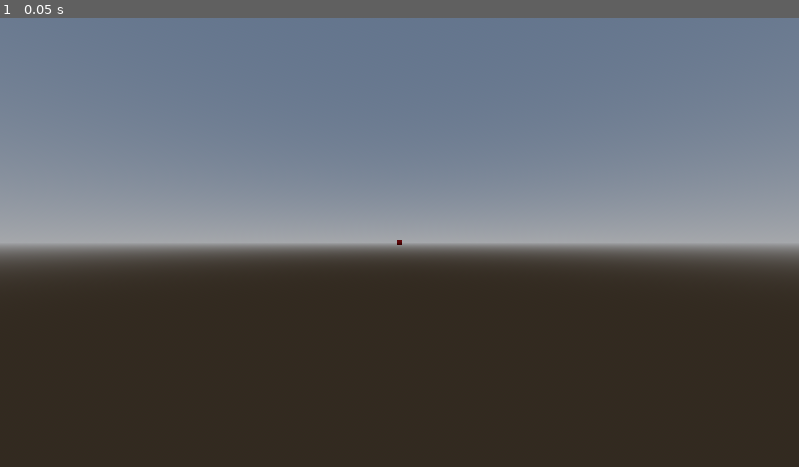
Above: before the commit, frame 1.
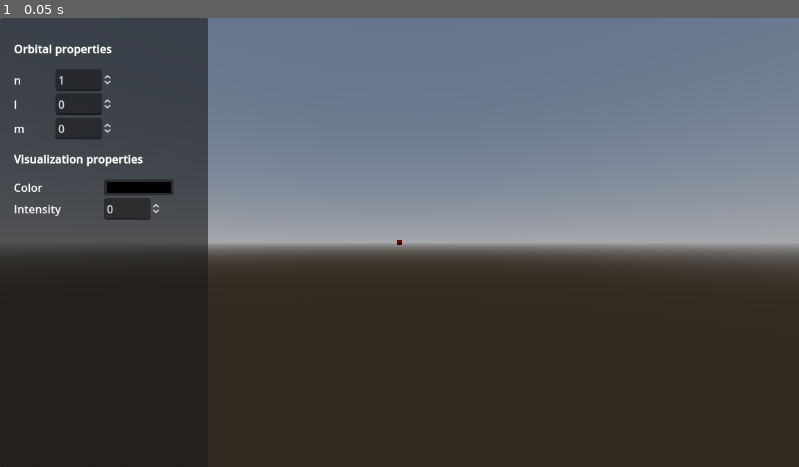
Above: after the commit, the same moment.

Repository: stur86/orbital-visualizer
Game: Godot game, scene res://orbital_visualization.tscn
Same seed, same stepped clock (60 frames per second), same inputs: the game is played once before the commit and once after it. The project has no main scene, so this scene is started directly.
Inputs:
- Up to frame 1 (0.05 s): no input

The runs differ from the first frame. In frame 1, 14% of the frame differs, in the area x 0-27%, y 0-58%.

Commit message:
Added controls

Diff:
--- a/Scripts/Orbital.gd
+++ b/Scripts/Orbital.gd
@@ -18,6 +18,8 @@
 
 		material.set_shader_parameter("n", n)
 		material.set_shader_parameter("side", L)
+
+		# Also set l
 
 @export var l: int = 0:
 	get:
--- a/orbital_visualization.tscn
+++ b/orbital_visualization.tscn
@@ -50,6 +50,12 @@
 [sub_resource type="SphereMesh" id="SphereMesh_ip05k"]
 material = SubResource("StandardMaterial3D_fpkg7")
 
+[sub_resource type="FontVariation" id="FontVariation_yi4oy"]
+variation_embolden = 0.5
+
+[sub_resource type="LabelSettings" id="LabelSettings_ib7px"]
+font = SubResource("FontVariation_yi4oy")
+
 [node name="OrbitalVisualization" type="Node3D"]
 script = SubResource("GDScript_2e28r")
 
@@ -70,3 +76,109 @@
 [node name="Camera3D" type="Camera3D" parent="CameraHinge"]
 transform = Transform3D(1, 0, 0, 0, 1, 0, 0, 0, 1, 0, 0, 5)
 script = ExtResource("1_5nn51")
+
+[node name="CanvasLayer" type="CanvasLayer" parent="."]
+
+[node name="Panel" type="Panel" parent="CanvasLayer"]
+anchors_preset = 9
+anchor_bottom = 1.0
+offset_right = 300.0
+grow_vertical = 2
+
+[node name="VBoxContainer" type="VBoxContainer" parent="CanvasLayer/Panel"]
+layout_mode = 1
+anchors_preset = 15
+anchor_right = 1.0
+anchor_bottom = 1.0
+offset_left = 20.0
+offset_top = 20.0
+offset_right = -20.0
+offset_bottom = -20.0
+grow_horizontal = 2
+grow_vertical = 2
+
+[node name="OrbitalHeader" type="Label" parent="CanvasLayer/Panel/VBoxContainer"]
+custom_minimum_size = Vector2(0, 50)
+layout_mode = 2
+text = "Orbital properties"
+label_settings = SubResource("LabelSettings_ib7px")
+vertical_alignment = 1
+
+[node name="n value" type="HBoxContainer" parent="CanvasLayer/Panel/VBoxContainer"]
+layout_mode = 2
+theme_override_constants/separation = 30
+
+[node name="Label" type="Label" parent="CanvasLayer/Panel/VBoxContainer/n value"]
+custom_minimum_size = Vector2(30, 0)
+layout_mode = 2
+text = "n"
+
+[node name="SpinBox" type="SpinBox" parent="CanvasLayer/Panel/VBoxContainer/n value"]
+layout_mode = 2
+min_value = 1.0
+max_value = 7.0
+value = 1.0
+rounded = true
+
+[node name="l value" type="HBoxContainer" parent="CanvasLayer/Panel/VBoxContainer"]
+layout_mode = 2
+theme_override_constants/separation = 30
+
+[node name="Label" type="Label" parent="CanvasLayer/Panel/VBoxContainer/l value"]
+custom_minimum_size = Vector2(30, 0)
+layout_mode = 2
+text = "l"
+
+[node name="SpinBox" type="SpinBox" parent="CanvasLayer/Panel/VBoxContainer/l value"]
+layout_mode = 2
+max_value = 7.0
+rounded = true
+
+[node name="m value" type="HBoxContainer" parent="CanvasLayer/Panel/VBoxContainer"]
+layout_mode = 2
+theme_override_constants/separation = 30
+
+[node name="Label" type="Label" parent="CanvasLayer/Panel/VBoxContainer/m value"]
+custom_minimum_size = Vector2(30, 0)
+layout_mode = 2
+text = "m"
+
+[node name="SpinBox" type="SpinBox" parent="CanvasLayer/Panel/VBoxContainer/m value"]
+layout_mode = 2
+max_value = 7.0
+rounded = true
+
+[node name="VisualizationHeader" type="Label" parent="CanvasLayer/Panel/VBoxContainer"]
+custom_minimum_size = Vector2(0, 50)
+layout_mode = 2
+text = "Visualization properties"
+label_settings = SubResource("LabelSettings_ib7px")
+vertical_alignment = 1
+
+[node name="Color value" type="HBoxContainer" parent="CanvasLayer/Panel/VBoxContainer"]
+layout_mode = 2
+theme_override_constants/separation = 30
+
+[node name="Label" type="Label" parent="CanvasLayer/Panel/VBoxContainer/Color value"]
+custom_minimum_size = Vector2(100, 0)
+layout_mode = 2
+text = "Color"
+
+[node name="ColorPicker" type="ColorPickerButton" parent="CanvasLayer/Panel/VBoxContainer/Color value"]
+custom_minimum_size = Vector2(100, 0)
+layout_mode = 2
+
+[node name="Intensity value" type="HBoxContainer" parent="CanvasLayer/Panel/VBoxContainer"]
+layout_mode = 2
+theme_override_constants/separation = 30
+
+[node name="Label" type="Label" parent="CanvasLayer/Panel/VBoxContainer/Intensity value"]
+custom_minimum_size = Vector2(100, 0)
+layout_mode = 2
+text = "Intensity"
+
+[node name="SpinBox" type="SpinBox" parent="CanvasLayer/Panel/VBoxContainer/Intensity value"]
+layout_mode = 2
+max_value = 3.0
+step = 0.1
+allow_greater = true
Not shown: 1 places in orbital_visualization.tscn that only renumber resources
